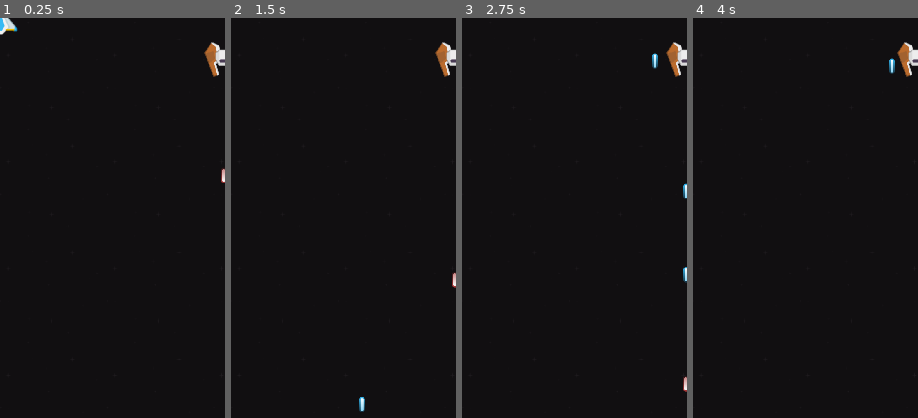
Above: before the commit, frames 1-4 (left to right).
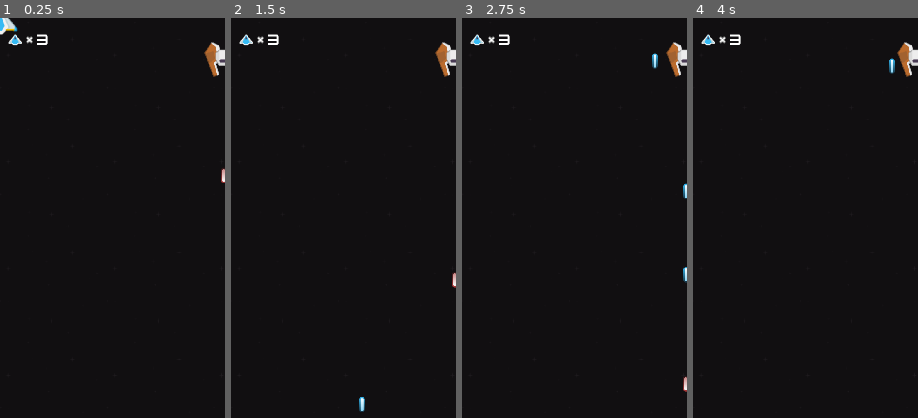
Above: after the commit, the same moments.

Repository: sakkaku-dev/space-shooter
Game: Godot game, scene res://scenes/Game.tscn
Same seed, same stepped clock (60 frames per second), same inputs: the game is played once before the commit and once after it.
Inputs (mouse positions are % of the whole screen's width and height, from its top left):
- Up to frame 1 (0.25 s): no input
- Up to frame 2 (1.5 s): tap Enter at 0.5 s; move the mouse to (72, 45) at 0.52 s; hold Right (ui_right) 0.53-1.25 s; click (72, 45) at 0.67 s; drag from (30, 55) to (51, 73) at 1.27 s
- Up to frame 3 (2.75 s): move the mouse to (60, 28) at 2.02 s; hold Right (ui_right) from 2.03 s (still down)
- Up to frame 4 (4 s): release Right (ui_right) at 2.75 s; drag from (45, 70) to (44, 5) at 2.77 s; move the mouse to (80, 65) at 3.52 s; hold Left (ui_left) from 3.53 s (still down)
The pictures show only the part of the screen within x 1-51%, y 0-50%; the shares and areas given below are measured in that part.

The runs differ from the first frame. In frame 1, 0.3% of the frame differs, in the area x 3-22%, y 4-7%; in frame 2, 0.3%; in frame 3, 0.3%; in frame 4, 0.3%.
Error in both runs: Attempt to call function 'queue_free' in base 'previously freed instance' on a null instance. (res://shared/misc/FreeOnExit.gd:8)

Commit message:
Add life UI

Diff:
--- /dev/null
+++ b/assets/theme.tres
@@ -0,0 +1,10 @@
+[gd_resource type="Theme" load_steps=3 format=2]
+
+[ext_resource path="res://assets/kenvector_future.ttf" type="DynamicFontData" id=1]
+
+[sub_resource type="DynamicFont" id=1]
+size = 40
+font_data = ExtResource( 1 )
+
+[resource]
+default_font = SubResource( 1 )
--- a/scenes/Game.tscn
+++ b/scenes/Game.tscn
@@ -1,10 +1,13 @@
-[gd_scene load_steps=6 format=2]
+[gd_scene load_steps=9 format=2]
 
 [ext_resource path="res://scenes/spaceship/PlayerShip.tscn" type="PackedScene" id=1]
 [ext_resource path="res://scenes/black.png" type="Texture" id=2]
 [ext_resource path="res://scenes/Game.gd" type="Script" id=3]
 [ext_resource path="res://shared/state/MouseFollowState.gd" type="Script" id=4]
 [ext_resource path="res://scenes/spaceship/EnemyShip.tscn" type="PackedScene" id=5]
+[ext_resource path="res://assets/theme.tres" type="Theme" id=6]
+[ext_resource path="res://scenes/ui/playerLife3_blue.png" type="Texture" id=7]
+[ext_resource path="res://scenes/ui/numeralX.png" type="Texture" id=8]
 
 [node name="Game" type="Node2D"]
 script = ExtResource( 3 )
@@ -21,10 +24,10 @@
 script = ExtResource( 4 )
 body_path = NodePath("..")
 
-[node name="CanvasLayer" type="CanvasLayer" parent="."]
+[node name="Background" type="CanvasLayer" parent="."]
 layer = -1
 
-[node name="TextureRect" type="TextureRect" parent="CanvasLayer"]
+[node name="TextureRect" type="TextureRect" parent="Background"]
 anchor_right = 1.0
 anchor_bottom = 1.0
 texture = ExtResource( 2 )
@@ -32,3 +35,46 @@
 __meta__ = {
 "_edit_use_anchors_": false
 }
+
+[node name="UI" type="CanvasLayer" parent="."]
+
+[node name="MarginContainer" type="MarginContainer" parent="UI"]
+anchor_right = 1.0
+margin_bottom = 66.0
+theme = ExtResource( 6 )
+custom_constants/margin_right = 30
+custom_constants/margin_top = 30
+custom_constants/margin_left = 30
+custom_constants/margin_bottom = 30
+__meta__ = {
+"_edit_use_anchors_": false
+}
+
+[node name="HBoxContainer" type="HBoxContainer" parent="UI/MarginContainer"]
+margin_left = 30.0
+margin_top = 30.0
+margin_right = 1050.0
+margin_bottom = 75.0
+custom_constants/separation = 10
+
+[node name="TextureRect" type="TextureRect" parent="UI/MarginContainer/HBoxContainer"]
+margin_right = 32.0
+margin_bottom = 45.0
+texture = ExtResource( 7 )
+stretch_mode = 4
+
+[node name="TextureRect2" type="TextureRect" parent="UI/MarginContainer/HBoxContainer"]
+margin_left = 42.0
+margin_right = 59.0
+margin_bottom = 45.0
+texture = ExtResource( 8 )
+stretch_mode = 4
+__meta__ = {
+"_edit_use_anchors_": false
+}
+
+[node name="Label" type="Label" parent="UI/MarginContainer/HBoxContainer"]
+margin_left = 69.0
+margin_right = 102.0
+margin_bottom = 45.0
+text = "3"
Binary file added: scenes/ui/numeralX.png
Binary file added: scenes/ui/playerLife3_blue.png
